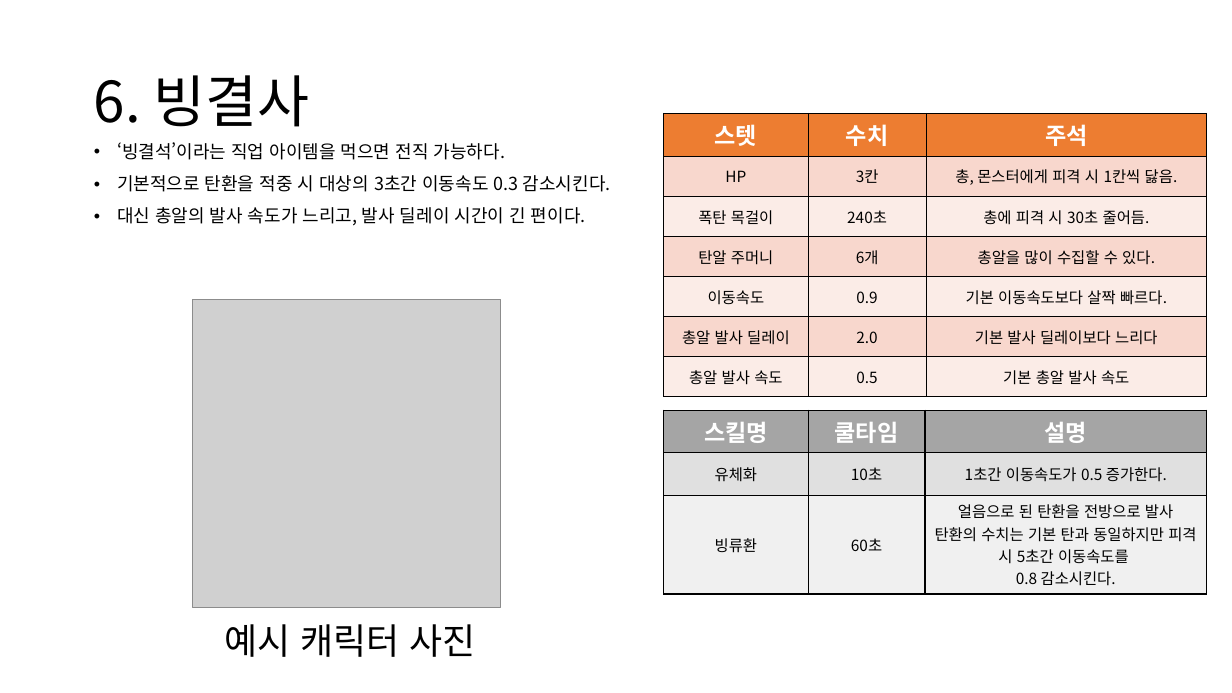
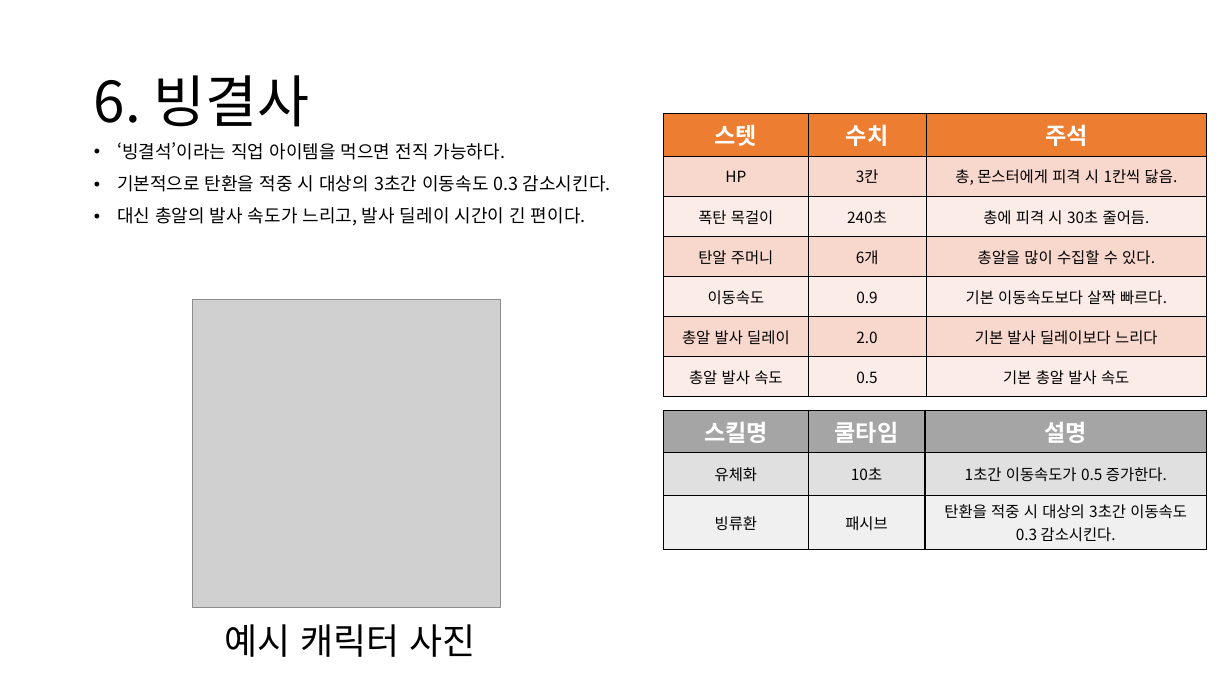
Before and after one commit to TRASHES0/MAFIA_60SECs, a slide deck: slide 7 of 기획/TRASHES 직업 기획서 - 수정 의견 이정우.pptx. Drawn at 1232x693 pixels with LibreOffice and Linux fonts; fonts in the diff are those of the drawing; grey boxes stand for pictures. Boxes give left, top, right and bottom in pixels: in the first picture for what was removed or moved away, otherwise in the second. Text is boxed around its words. In the diff, an @@ line names an element or a change of style, - is before the commit and + after.

```diff
--- a/기획/TRASHES 직업 기획서 - 수정 의견 이정우.pptx
+++ b/기획/TRASHES 직업 기획서 - 수정 의견 이정우.pptx
@@ table at [664,410,1207,546] @@
-row 3, column 2: 60초
+row 3, column 2: 패시브
-row 3, column 3: 얼음으로 된 탄환을 전방으로 발사 / 탄환의 수치는 기본 탄과 동일하지만 피격 시 5초간 이동속도를 / 0.8 감소시킨다.
+row 3, column 3: 탄환을 적중 시 대상의 3초간 이동속도 0.3 감소시킨다.
```
Also in this commit, not shown: 3 other slides changed, 1 slide removed.
